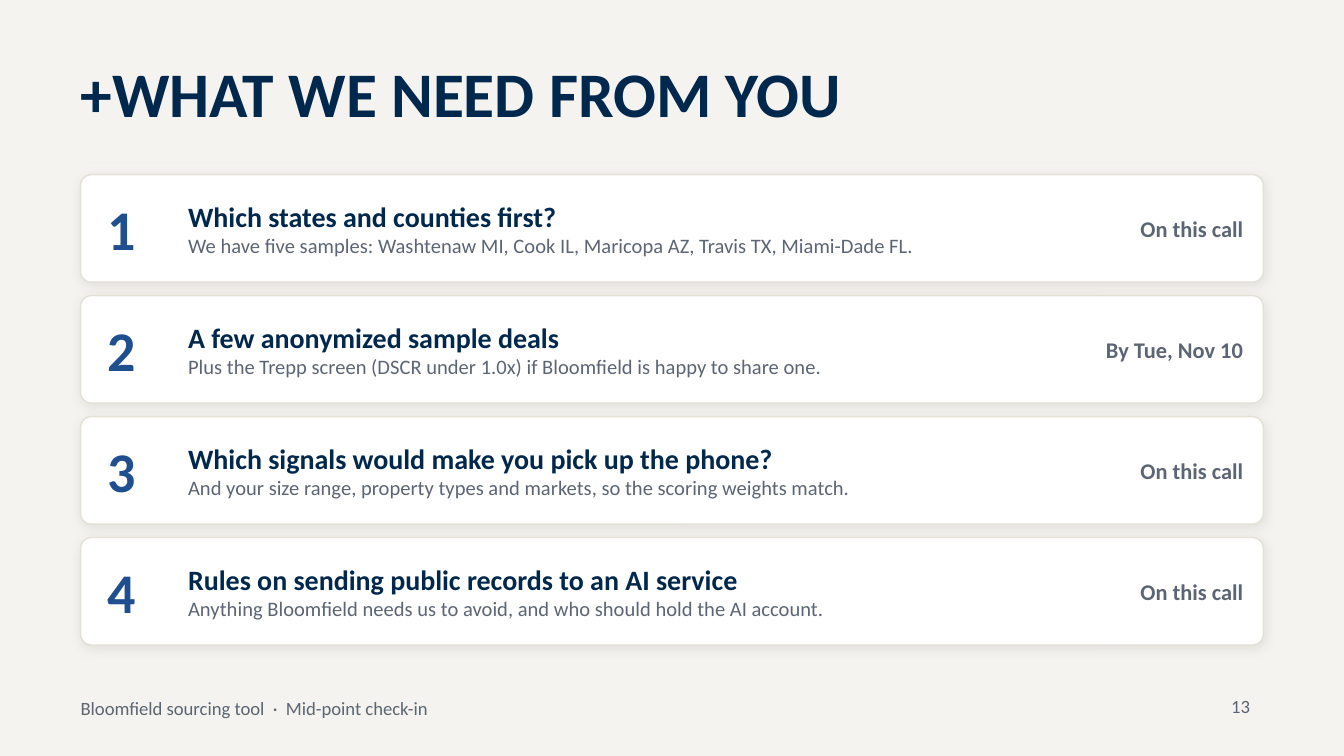
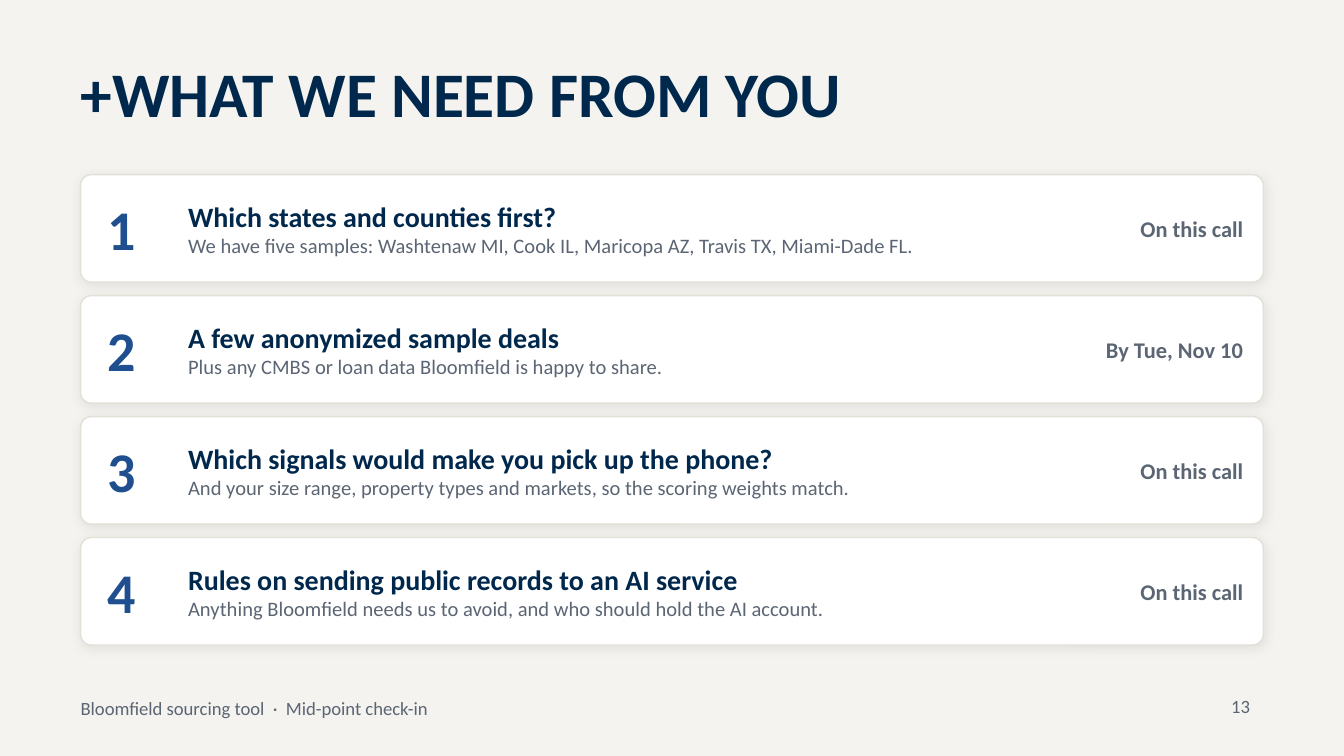
Before and after one commit to MaahikT/Bloomfield-Project-2, a slide deck: slide 13 of pipeline/demo/deck/Bloomfield_Midpoint_Deck.pptx. Drawn at 1344x756 pixels with LibreOffice and Linux fonts; fonts in the diff are those of the drawing. Boxes give left, top, right and bottom in pixels: in the first picture for what was removed or moved away, otherwise in the second. Text is boxed around its words. In the diff, an @@ line names an element or a change of style, - is before the commit and + after.

```diff
--- a/pipeline/demo/deck/Bloomfield_Midpoint_Deck.pptx
+++ b/pipeline/demo/deck/Bloomfield_Midpoint_Deck.pptx
@@ text at <box>188,359,662,378</box>: text changed @@
-Plus the Trepp screen (DSCR under 1.0x) if Bloomfield is happy to share one.
+Plus any CMBS or loan data Bloomfield is happy to share.
```
Also in this commit, not shown: 5 other slides changed, 13 other files.
